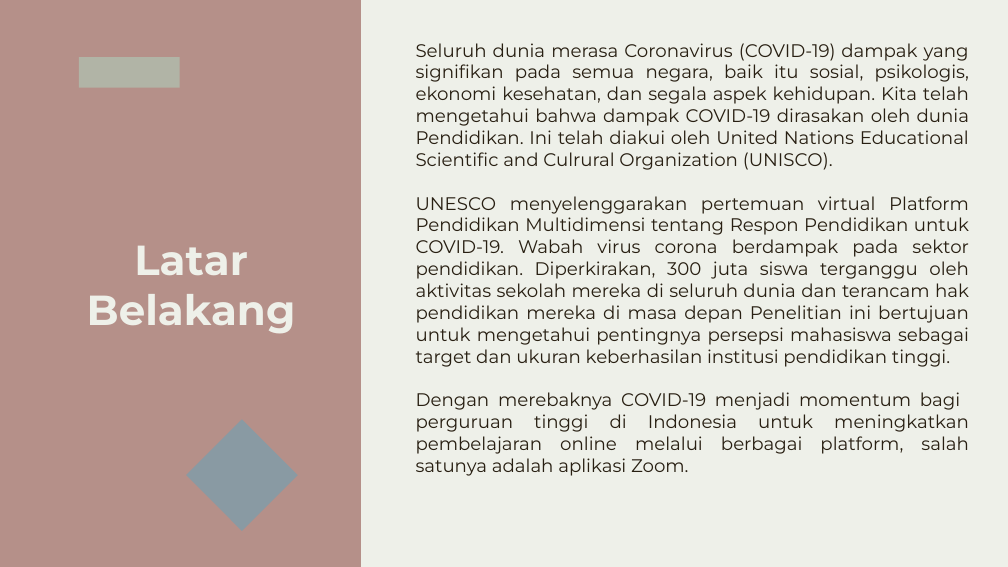
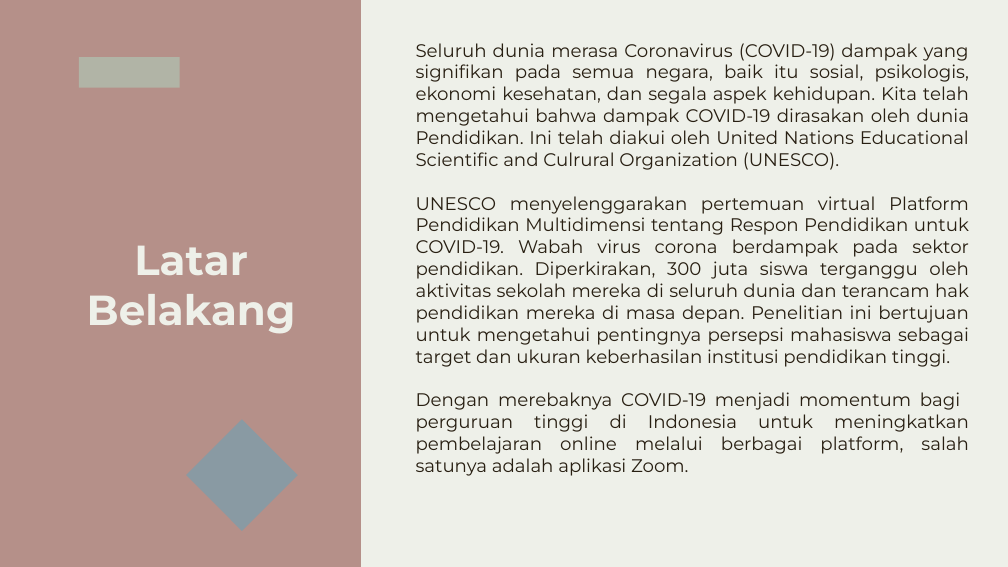
Before and after one commit to Malja321999/-Tugas-1-Kelompok-3-Komputer-masyarakat, a slide deck: slide 3 of [Tugas 3] KELOMPOK 3-Faktor Pertemuan Cloud Zoom Adopsi Teknologi di Pandemi COVID-19.pptx. Drawn at 1008x567 pixels with LibreOffice and Linux fonts; fonts in the diff are those of the drawing. Boxes give left, top, right and bottom in pixels: in the first picture for what was removed or moved away, otherwise in the second. Text is boxed around its words. In the diff, an @@ line names an element or a change of style, - is before the commit and + after.

```diff
--- a/[Tugas 3] KELOMPOK 3-Faktor Pertemuan Cloud Zoom Adopsi Teknologi di Pandemi COVID-19.pptx
+++ b/[Tugas 3] KELOMPOK 3-Faktor Pertemuan Cloud Zoom Adopsi Teknologi di Pandemi COVID-19.pptx
@@ text at [416,43,969,367]: text changed @@
-Seluruh dunia merasa Coronavirus (COVID-19) dampak yang signifikan pada semua negara, baik itu sosial, psikologis, ekonomi kesehatan, dan segala aspek kehidupan. Kita telah mengetahui bahwa dampak COVID-19 dirasakan oleh dunia Pendidikan. Ini telah diakui oleh United Nations Educational Scientific and Culrural Organization (UNISCO).
-UNESCO menyelenggarakan pertemuan virtual Platform Pendidikan Multidimensi tentang Respon Pendidikan untuk COVID-19. Wabah virus corona berdampak pada sektor pendidikan. Diperkirakan, 300 juta siswa terganggu oleh aktivitas sekolah mereka di seluruh dunia dan terancam hak pendidikan mereka di masa depan Penelitian ini bertujuan untuk mengetahui pentingnya persepsi mahasiswa sebagai target dan ukuran keberhasilan institusi pendidikan tinggi.
+Seluruh dunia merasa Coronavirus (COVID-19) dampak yang signifikan pada semua negara, baik itu sosial, psikologis, ekonomi kesehatan, dan segala aspek kehidupan. Kita telah mengetahui bahwa dampak COVID-19 dirasakan oleh dunia Pendidikan. Ini telah diakui oleh United Nations Educational Scientific and Culrural Organization (UNESCO).
+UNESCO menyelenggarakan pertemuan virtual Platform Pendidikan Multidimensi tentang Respon Pendidikan untuk COVID-19. Wabah virus corona berdampak pada sektor pendidikan. Diperkirakan, 300 juta siswa terganggu oleh aktivitas sekolah mereka di seluruh dunia dan terancam hak pendidikan mereka di masa depan. Penelitian ini bertujuan untuk mengetahui pentingnya persepsi mahasiswa sebagai target dan ukuran keberhasilan institusi pendidikan tinggi.
```
Also in this commit, not shown: 3 other slides changed.
